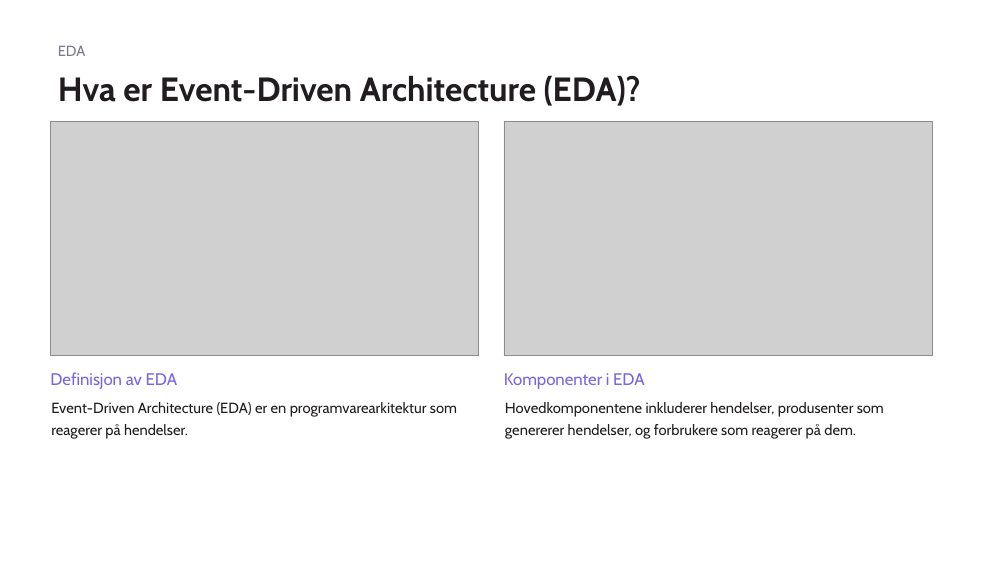
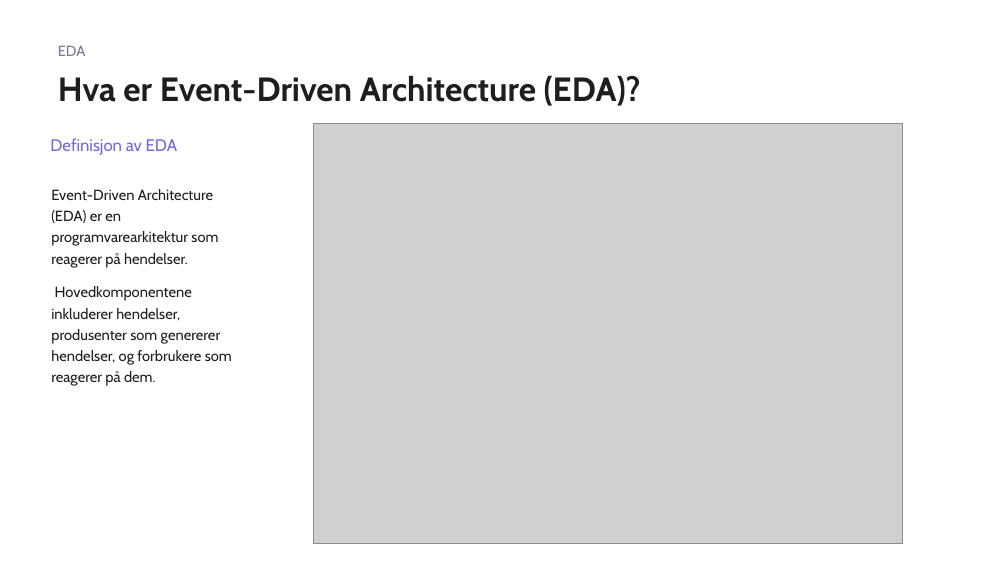
Before and after one commit to Flaatten/cloud-2026, a slide deck: slide 4 of uke_4/slides/aws-sqs-sns.pptx. Drawn at 1008x567 pixels with LibreOffice and Linux fonts; fonts in the diff are those of the drawing; grey boxes stand for pictures. Boxes give left, top, right and bottom in pixels: in the first picture for what was removed or moved away, otherwise in the second. Text is boxed around its words. In the diff, an @@ line names an element or a change of style, - is before the commit and + after.

```diff
--- a/uke_4/slides/aws-sqs-sns.pptx
+++ b/uke_4/slides/aws-sqs-sns.pptx
@@ text "Definisjon av EDA": place and size @@
-text "Definisjon av EDA" at [50, 372, 178, 389]
+text "Definisjon av EDA" at [50, 138, 178, 155]
@@ picture removed at [51, 122, 479, 355] @@
@@ picture added at [314, 123, 903, 544] @@
@@ picture removed at [504, 122, 933, 355] @@
@@ text "Event-Driven Architecture (EDA) er en ...": place and size @@
-text "Event-Driven Architecture (EDA) er en ..." at [51, 402, 457, 439]
+text "Event-Driven Architecture (EDA) er en ..." at [51, 189, 232, 386]
@@ text at [51, 286, 232, 386]: paragraph added @@
+Hovedkomponentene inkluderer hendelser, produsenter som genererer hendelser, og forbrukere som reagerer på dem.
@@ text removed at [504, 373, 645, 389] @@
-Komponenter i EDA
@@ text removed at [505, 402, 884, 439] @@
-Hovedkomponentene inkluderer hendelser, produsenter som genererer hendelser, og forbrukere som reagerer på dem.
```
Also in this commit, not shown: 5 other files.
